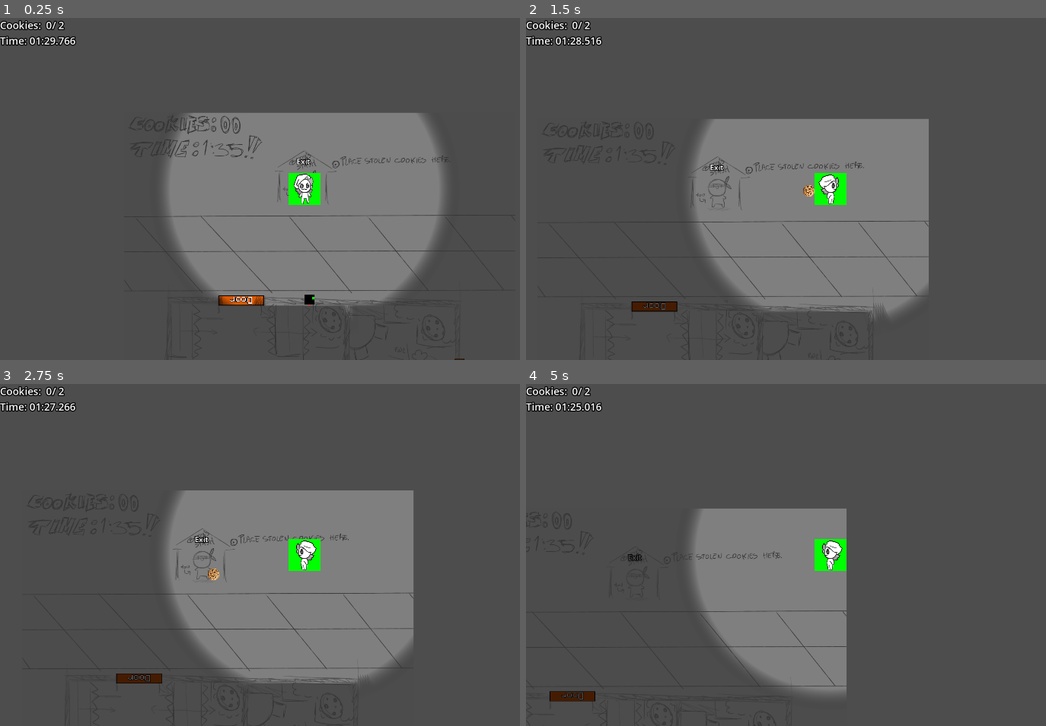
Above: before the commit, frames 1-4 (two rows, left to right).
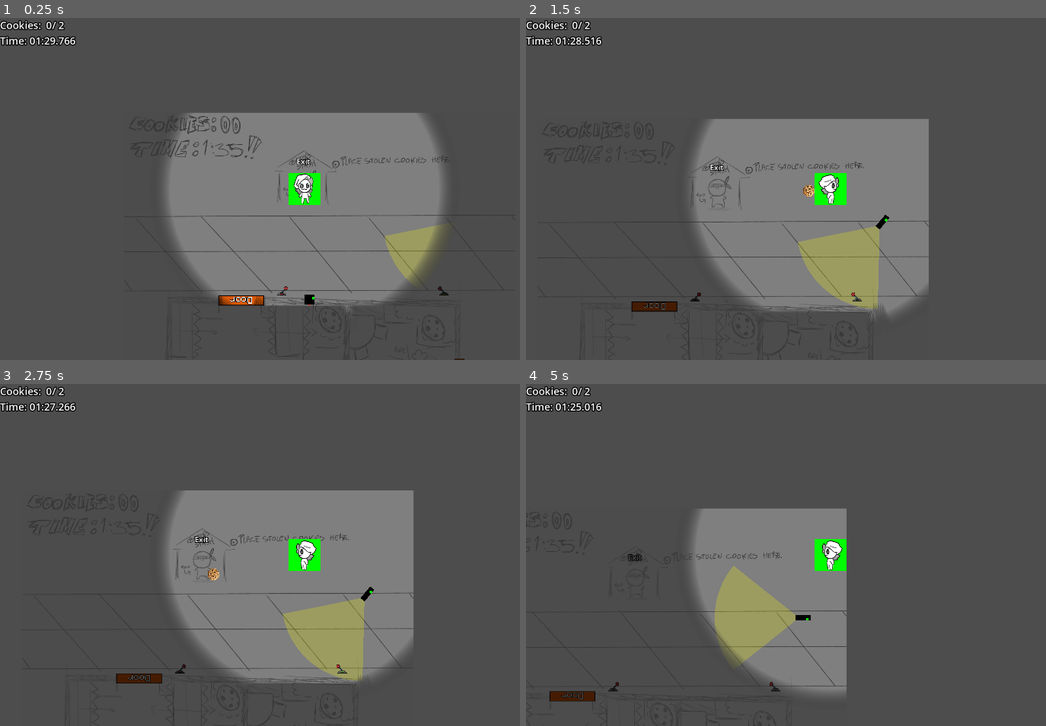
Above: after the commit, the same moments.

Repository: Fan-Dev1/BrackeysGameJam
Game: Godot game, scene res://levels/level_01.tscn
The game is run twice, just before and just after one commit, with the same random seed, the same clock (stepped at 60 frames per second) and the same inputs. The engine's default icon, where the game draws it, is replaced by a stand-in: a white triangle on a blue panel in a dark square.
Inputs (mouse positions are in pixels of both pictures, inside the frame that each line leads up to):
- Up to frame 1 (0.25 s): no input
- Up to frame 2 (1.5 s): move the mouse to (765, 308) at 0.52 s; hold Space (interact) 0.53-1.28 s; hold D (move_right) from 0.53 s (still down); tap W (move_up) at 0.77 s; move the mouse to (708, 206) at 1.27 s; click (708, 206) at 1.35 s
- Up to frame 3 (2.75 s): tap W (move_up) at 1.52 s; tap Space (interact) at 1.55 s; move the mouse to (364, 479) at 2.02 s; release D (move_right) at 2.03 s; hold A (move_left) from 2.03 s (still down); hold Space (interact) from 2.03 s (still down)
- Up to frame 4 (5 s): move the mouse to (801, 623) at 2.77 s; release A (move_left) at 2.78 s; release Space (interact) at 2.78 s; hold D (move_right) 2.78-4.28 s; tap Space (interact) at 2.85, 3.8, 4.35 s; tap W (move_up) at 3.02, 3.77, 4.52 s; move the mouse to (1014, 606) at 3.52 s; press the mouse at (1014, 606) at 3.53 s; move the mouse to (645, 503) at 4.27 s; release the mouse at (645, 503) at 4.28 s; hold A (move_left) from 4.28 s (still down)

The runs differ from the first frame. In frame 1, 0.9% of the frame differs, in the area x 53-87%, y 60-82%; in frame 2, 2.7%; in frame 3, 2.7%, in the area x 33-72%, y 59-87%; in frame 4, 2.6%.

Commit message:
lever_button which can control security devices

Diff:
--- a/core/detection_beam/detection_beam.gd
+++ b/core/detection_beam/detection_beam.gd
@@ -1,39 +1,27 @@
-@tool
 class_name DetectionBeam
-extends Area2D
+extends Node2D
 
 enum Mode { KEEP_ON, KEEP_OFF, BLINK_PATTERN }
 
+@export var controlling_lever: LeverButton
 @export var mode := Mode.BLINK_PATTERN : set = set_beam_mode
 @export var beam_enabled := true : set = set_beam_enabled
 @export var beam_length := 200.0 : set = set_beam_length
-var is_ready := false
 ## even number = on duration in sec, odd number = off duration in sec[br]
 ## example: [0.4, 0.2, 1.0, 0.2] <=> on=0.4s -> off=0.2s -> on=1.0s -> off=0.2 -> repeat
 @export var blink_pattern := PackedFloat32Array()
 var blink_pattern_index := 0
 
 @onready var blink_timer: Timer = $BlinkTimer
-@onready var beam_line_2d: Line2D = %BeamLine2D
-@onready var beam_collision_shape: CollisionShape2D = %BeamCollisionShape
+@onready var beam_line_2d: Line2D = $BeamLine2D
+@onready var laser_ray_cast_2d: RayCast2D = $LaserRayCast2D
 
-var original_beam_length := 200.0
 
 func _ready() -> void:
-	original_beam_length = beam_length
-	_setup_beam_length()
+	set_beam_length(beam_length)
 	_start_blink_timer()
-	is_ready = true # this line is needed since its a tool, it doesnt load the og beam length and causes null value
-# god knows why idk
-func _setup_beam_length() -> void:
-	beam_line_2d.clear_points()
-	beam_line_2d.add_point(Vector2.ZERO)
-	beam_line_2d.add_point(Vector2.RIGHT * beam_length)
-
-	var beam_shape := SegmentShape2D.new()
-	beam_shape.a = beam_line_2d.get_point_position(0)
-	beam_shape.b = beam_line_2d.get_point_position(1)
-	beam_collision_shape.shape = beam_shape
+	if is_controlled_by_lever():
+		controlling_lever.lever_flipped.connect(_on_lever_flipped)
 
 
 func _start_blink_timer():
@@ -62,14 +50,22 @@
 func set_beam_length(length: float) -> void:
 	beam_length = length
 	if is_node_ready():
-		_setup_beam_length()
+		var target_position := Vector2.RIGHT * beam_length
+		laser_ray_cast_2d.set_target_position.call_deferred(target_position)
+		draw_beam_to(target_position)
+
+
+func draw_beam_to(target_position: Vector2) -> void:
+	beam_line_2d.clear_points()
+	beam_line_2d.add_point(Vector2.ZERO)
+	beam_line_2d.add_point(target_position)
 
 
 func set_beam_enabled(enabled: bool) -> void:
 	beam_enabled = enabled
 	if is_node_ready():
 		beam_line_2d.visible = beam_enabled
-		beam_collision_shape.disabled = not beam_enabled
+		laser_ray_cast_2d.enabled = beam_enabled
 		if beam_enabled:
 			$LazerStateRect.color = Color.GREEN
 		else:
@@ -94,22 +90,33 @@
 
 
 func _physics_process(_delta: float) -> void:
-	if not is_node_ready() or beam_line_2d.get_point_count() < 2 or !is_ready:
+	if not beam_enabled or Engine.is_editor_hint():
 		return
-	var overlapping_bodies = get_overlapping_bodies()
-	var distance_to_body = original_beam_length
-	if !overlapping_bodies.is_empty():
-		for body in overlapping_bodies:
-			distance_to_body = global_position.distance_to(body.global_position)
 
-	if not is_equal_approx(beam_line_2d.points[1].x, distance_to_body):
-		set_beam_length(distance_to_body)
-
-
+	if laser_ray_cast_2d.is_colliding():
+		var collision_point := laser_ray_cast_2d.get_collision_point()
+		print(str(collision_point))
+		draw_beam_to(to_local(collision_point))
+		if laser_ray_cast_2d.get_collider() is Player:
+			Global.player_spotted.emit(collision_point)
+	else:
+		var full_length_position := Vector2.RIGHT * beam_length
+		draw_beam_to(full_length_position)
 
 
 func _scan_overlapping_bodies():
-	for body: Node2D in get_overlapping_bodies():
+	for body: Node2D in laser_ray_cast_2d.get_collider():
 		if body is Player:
 			# alert about spotted player
 			Global.player_spotted.emit(body.global_position)
+
+
+func is_controlled_by_lever() -> bool:
+	return controlling_lever != null
+
+
+func _on_lever_flipped(flipped_over: bool) -> void:
+	if flipped_over:
+		set_beam_mode.call_deferred(Mode.KEEP_ON)
+	else:
+		set_beam_mode.call_deferred(Mode.KEEP_OFF)
--- a/core/detection_beam/detection_beam.tscn
+++ b/core/detection_beam/detection_beam.tscn
@@ -1,16 +1,10 @@
-[gd_scene load_steps=4 format=3 uid="uid://cqscxj4caxy1i"]
+[gd_scene load_steps=3 format=3 uid="uid://cqscxj4caxy1i"]
 
 [ext_resource type="Script" uid="uid://b0n8mtigge4g2" path="res://core/detection_beam/detection_beam.gd" id="1_p7rxj"]
 [ext_resource type="Script" uid="uid://cqufeafed1a5a" path="res://core/blinking_led.gd" id="2_lgpul"]
 
-[sub_resource type="SegmentShape2D" id="SegmentShape2D_lgpul"]
-b = Vector2(200, 0)
-
-[node name="DetectionBeam" type="Area2D"]
-collision_layer = 0
-collision_mask = 2
+[node name="DetectionBeam" type="Node2D"]
 script = ExtResource("1_p7rxj")
-blink_pattern = PackedFloat32Array(2, 2, 4, 4)
 
 [node name="BlinkTimer" type="Timer" parent="."]
 wait_time = 4.0
@@ -32,14 +26,12 @@
 timer = NodePath("../BlinkTimer")
 
 [node name="BeamLine2D" type="Line2D" parent="." groups=["masked_by_player_vision"]]
-unique_name_in_owner = true
 points = PackedVector2Array(0, 0, 200, 0)
 width = 8.0
 default_color = Color(1, 0.223529, 0.2, 0.792157)
 
-[node name="BeamCollisionShape" type="CollisionShape2D" parent="."]
-unique_name_in_owner = true
-visible = false
-shape = SubResource("SegmentShape2D_lgpul")
+[node name="LaserRayCast2D" type="RayCast2D" parent="."]
+target_position = Vector2(200, 0)
+collision_mask = 2
 
 [connection signal="timeout" from="BlinkTimer" to="." method="_on_blink_timer_timeout"]
--- a/core/door/door.gd
+++ b/core/door/door.gd
@@ -5,6 +5,7 @@
 
 @export var door_speed: float
 @export var door_state := State.CLOSED
+@export var controlling_lever : LeverButton
 
 @onready var slide_door: AnimatableBody2D = $SlideDoor
 @onready var border_line_2d: Line2D = %BorderLine2D
@@ -22,6 +23,8 @@
 		slide_door.set_position.call_deferred(get_slide_position())
 	border_line_2d.visible = false
 	stop_peeking()
+	if is_controlled_by_lever():
+		controlling_lever.lever_flipped.connect(_on_lever_flipped)
 
 
 func _physics_process(delta: float) -> void:
@@ -59,7 +62,6 @@
 	var is_on_up_side := local_direction.dot(Vector2.UP) > 0.0
 	down_peek_light.enabled = is_on_up_side
 	up_peek_light.enabled = not is_on_up_side
-	print("peak up " + str(is_on_up_side))
 	door_state = State.PEAKING
 
 
@@ -78,6 +80,17 @@
 	door_state = State.CLOSED
 
 
+func is_controlled_by_lever() -> bool:
+	return controlling_lever != null
+
+
+func _on_lever_flipped(flipped_over: bool) -> void:
+	if flipped_over:
+		open_door.call_deferred()
+	else:
+		close_door.call_deferred()
+
+
 func _on_interation_area_2d_body_entered(body: Node2D) -> void:
 	if body is Player:
 		border_line_2d.visible = true
@@ -94,12 +107,9 @@
 	var player := Global.get_player()
 	var in_reach_for_interation := border_line_2d.visible
 	if in_reach_for_interation:
-		if door_state == State.OPEN: # open --> closed
-			print("close " + self.name)
-			close_door()
-		elif door_state == State.PEAKING: # peaking --> open
-			print("open " + self.name)
-			open_door()
-		elif slide_door.position.x < 20.0: # closed --> peaking
-			print("peaking " + self.name)
+		if door_state == State.OPEN and not is_controlled_by_lever():
+			close_door() # open --> closed
+		elif door_state == State.PEAKING and not is_controlled_by_lever():
+			open_door() # peaking --> open
+		elif slide_door.position.x < 20.0: # --> peaking
 			start_peeking(player.global_position)
--- a/core/global.gd
+++ b/core/global.gd
@@ -21,6 +21,7 @@
 	spotted_marker.color = Color.DARK_MAGENTA
 	spotted_marker.size = Vector2(8.0, 8.0)
 	spotted_marker.global_position = player_position
+	spotted_marker.z_index = 5
 	add_child(spotted_marker)
 	await get_tree().create_timer(0.5).timeout
 	spotted_marker.queue_free()
--- /dev/null
+++ b/core/lever_button/lever_button.gd
@@ -0,0 +1,53 @@
+@tool
+class_name LeverButton
+extends Node2D
+
+signal lever_flipped(flipped_over: bool)
+
+@export var flipped_over := true : set = set_flipped_over
+
+@onready var animated_sprite_2d: AnimatedSprite2D = $AnimatedSprite2D
+@onready var outline_animated_sprite_2d: AnimatedSprite2D = $AnimatedSprite2D/OutlineAnimatedSprite2D
+@onready var lever_flip_sfx: AudioStreamPlayer = $LeverFlipSfx
+
+
+func _ready() -> void:
+	outline_animated_sprite_2d.visible = false
+	lever_flipped.emit.call_deferred(flipped_over)
+	if flipped_over:
+		var last_frame = animated_sprite_2d.sprite_frames.get_frame_count(&"turn_on") - 1
+		animated_sprite_2d.frame = last_frame
+		outline_animated_sprite_2d.frame = last_frame
+
+
+func _unhandled_input(event: InputEvent) -> void:
+	var in_reach_for_interation := outline_animated_sprite_2d.visible
+	if event.is_action_pressed("interact") and in_reach_for_interation:
+		set_flipped_over(not flipped_over)
+
+
+func set_flipped_over(_flipped_over: bool) -> void:
+	var changed := flipped_over != _flipped_over
+	flipped_over = _flipped_over
+	if not changed or not is_node_ready():
+		return
+
+	lever_flipped.emit(flipped_over)
+	if flipped_over:
+		animated_sprite_2d.play(&"turn_on")
+		outline_animated_sprite_2d.play(&"turn_on")
+		lever_flip_sfx.play()
+	else:
+		animated_sprite_2d.play_backwards(&"turn_on")
+		outline_animated_sprite_2d.play_backwards(&"turn_on")
+		lever_flip_sfx.play()
+
+
+func _on_body_entered(body: Node2D) -> void:
+	if body is Player:
+		outline_animated_sprite_2d.visible = true
+
+
+func _on_body_exited(body: Node2D) -> void:
+	if body is Player:
+		outline_animated_sprite_2d.visible = false
--- /dev/null
+++ b/core/lever_button/lever_button.tscn
@@ -0,0 +1,140 @@
+[gd_scene load_steps=21 format=3 uid="uid://be3ewbyga6008"]
+
+[ext_resource type="Texture2D" uid="uid://cgxtkj6sx4uqm" path="res://core/lever_button/level_button_sprites.png" id="1_1d3ay"]
+[ext_resource type="Script" uid="uid://wpnic6hycec1" path="res://core/lever_button/lever_button.gd" id="1_76s5e"]
+[ext_resource type="Texture2D" uid="uid://bkjmtoyaya6m0" path="res://core/lever_button/level_button_sprites_outline.png" id="3_5leoa"]
+[ext_resource type="AudioStream" uid="uid://cfyc2mpg7s68c" path="res://core/lever_button/Levers A.wav" id="4_6pi72"]
+[ext_resource type="AudioStream" uid="uid://couhbnnm0mr6v" path="res://core/lever_button/Levers B.wav" id="5_ab8qn"]
+
+[sub_resource type="AudioStreamRandomizer" id="AudioStreamRandomizer_8e1rb"]
+random_pitch = 1.2
+random_volume_offset_db = 3.0
+streams_count = 2
+stream_0/stream = ExtResource("4_6pi72")
+stream_1/stream = ExtResource("5_ab8qn")
+
+[sub_resource type="CircleShape2D" id="CircleShape2D_76s5e"]
+radius = 48.0
+
+[sub_resource type="RectangleShape2D" id="RectangleShape2D_5leoa"]
+size = Vector2(96, 48)
+
+[sub_resource type="AtlasTexture" id="AtlasTexture_8e1rb"]
+atlas = ExtResource("1_1d3ay")
+region = Rect2(184, 0, 46, 42)
+
+[sub_resource type="AtlasTexture" id="AtlasTexture_bti7j"]
+atlas = ExtResource("1_1d3ay")
+region = Rect2(138, 0, 46, 42)
+
+[sub_resource type="AtlasTexture" id="AtlasTexture_5nd1f"]
+atlas = ExtResource("1_1d3ay")
+region = Rect2(92, 0, 46, 42)
+
+[sub_resource type="AtlasTexture" id="AtlasTexture_lpbeu"]
+atlas = ExtResource("1_1d3ay")
+region = Rect2(46, 0, 46, 42)
+
+[sub_resource type="AtlasTexture" id="AtlasTexture_iuada"]
+atlas = ExtResource("1_1d3ay")
+region = Rect2(0, 0, 46, 42)
+
+[sub_resource type="SpriteFrames" id="SpriteFrames_8e1rb"]
+animations = [{
+"frames": [{
+"duration": 1.0,
+"texture": SubResource("AtlasTexture_8e1rb")
+}, {
+"duration": 1.0,
+"texture": SubResource("AtlasTexture_bti7j")
+}, {
+"duration": 1.0,
+"texture": SubResource("AtlasTexture_5nd1f")
+}, {
+"duration": 1.0,
+"texture": SubResource("AtlasTexture_lpbeu")
+}, {
+"duration": 1.0,
+"texture": SubResource("AtlasTexture_iuada")
+}],
+"loop": false,
+"name": &"turn_on",
+"speed": 12.0
+}]
+
+[sub_resource type="AtlasTexture" id="AtlasTexture_xry77"]
+atlas = ExtResource("3_5leoa")
+region = Rect2(184, 0, 46, 42)
+
+[sub_resource type="AtlasTexture" id="AtlasTexture_n5uos"]
+atlas = ExtResource("3_5leoa")
+region = Rect2(138, 0, 46, 42)
+
+[sub_resource type="AtlasTexture" id="AtlasTexture_xf1y4"]
+atlas = ExtResource("3_5leoa")
+region = Rect2(92, 0, 46, 42)
+
+[sub_resource type="AtlasTexture" id="AtlasTexture_r0uxy"]
+atlas = ExtResource("3_5leoa")
+region = Rect2(46, 0, 46, 42)
+
+[sub_resource type="AtlasTexture" id="AtlasTexture_duker"]
+atlas = ExtResource("3_5leoa")
+region = Rect2(0, 0, 46, 42)
+
+[sub_resource type="SpriteFrames" id="SpriteFrames_rdygi"]
+animations = [{
+"frames": [{
+"duration": 1.0,
+"texture": SubResource("AtlasTexture_xry77")
+}, {
+"duration": 1.0,
+"texture": SubResource("AtlasTexture_n5uos")
+}, {
+"duration": 1.0,
+"texture": SubResource("AtlasTexture_xf1y4")
+}, {
+"duration": 1.0,
+"texture": SubResource("AtlasTexture_r0uxy")
+}, {
+"duration": 1.0,
+"texture": SubResource("AtlasTexture_duker")
+}],
+"loop": false,
+"name": &"turn_on",
+"speed": 12.0
+}]
+
+[node name="LeverButton" type="Area2D"]
+collision_mask = 2
+script = ExtResource("1_76s5e")
+
+[node name="LeverFlipSfx" type="AudioStreamPlayer" parent="."]
+stream = SubResource("AudioStreamRandomizer_8e1rb")
+volume_db = -10.0
+max_polyphony = 2
+
+[node name="CircleCollisionShape2D" type="CollisionShape2D" parent="."]
+position = Vector2(0, -48)
+shape = SubResource("CircleShape2D_76s5e")
+
+[node name="BoxCollisionShape2D" type="CollisionShape2D" parent="."]
+position = Vector2(0, -24)
+shape = SubResource("RectangleShape2D_5leoa")
+
+[node name="AnimatedSprite2D" type="AnimatedSprite2D" parent="."]
+texture_filter = 1
+position = Vector2(0, -17)
+sprite_frames = SubResource("SpriteFrames_8e1rb")
+animation = &"turn_on"
+metadata/_edit_group_ = true
+
+[node name="OutlineAnimatedSprite2D" type="AnimatedSprite2D" parent="AnimatedSprite2D"]
+visible = false
+show_behind_parent = true
+texture_filter = 1
+sprite_frames = SubResource("SpriteFrames_rdygi")
+animation = &"turn_on"
+
+[connection signal="body_entered" from="." to="." method="_on_body_entered"]
+[connection signal="body_exited" from="." to="." method="_on_body_exited"]
--- a/core/security_camera/camera_position.gd
+++ b/core/security_camera/camera_position.gd
@@ -1,6 +1,6 @@
 class_name CameraPosition
 extends Resource
 
-@export_range(0.0, 360.0, 0.1, "radians_as_degrees") var rotation := 0.0
+@export_range(-360.0, 360.0, 0.1, "radians_as_degrees") var rotation := 0.0
 @export var duration_min_sec := 3.0
 @export var duration_max_sec := 3.0
--- a/core/security_camera/security_camera.gd
+++ b/core/security_camera/security_camera.gd
@@ -4,13 +4,14 @@
 
 enum CameraState { NORMAL, TRACKING, OFF }
 
+@export var controlling_lever : LeverButton
 @export var radius := 256.0
 
 @export_range(0.0, 360.0, 0.1, "radians_as_degrees")
 var fov := PI / 4.0
-@export_range(-180.0, 180.0, 0.1, "radians_as_degrees")
+@export_range(-360.0, 360.0, 0.1, "radians_as_degrees")
 var left_limit := PI / -2.0
-@export_range(-180.0, 180.0, 0.1, "radians_as_degrees")
+@export_range(-360.0, 360.0, 0.1, "radians_as_degrees")
 var right_limit := PI / 2.0
 
 @export var rotaton_speed: float
@@ -27,11 +28,24 @@
 var state := CameraState.NORMAL : set = set_state
 var detected := "player"
 
-# Called when the node enters the scene tree for the first time.
+
 func _ready() -> void:
+	if not is_zero_approx(rotation):
+		rotation = 0.0
+		push_warning("other rotation currently are buggy, setting rotaton not supported")
 	_update_fov_polygon()
+	_ready_camera_rotation()
+	if is_controlled_by_lever():
+		controlling_lever.lever_flipped.connect(_on_lever_flipped)
+
+
+func _ready_camera_rotation() -> void:
+	if camera_positions.is_empty():
+		return
+	camera_position_index = clampi(camera_position_index, 0, maxi(camera_positions.size() - 1, 0))
 	var camera_pos: CameraPosition = camera_positions.get(camera_position_index)
-	rotate_camera_toward(camera_pos.rotation)
+	if camera_pos != null:
+		rotate_camera_toward(camera_pos.rotation)
 
 
 func _physics_process(delta: float) -> void:
@@ -39,6 +53,7 @@
 		_update_fov_polygon()
 		_clamp_camera_rotations()
 		queue_redraw()
+		camera_position_index = clampi(camera_position_index, 0, maxi(camera_positions.size() - 1, 0))
 		var camera_pos: CameraPosition = camera_positions.get(camera_position_index)
 		rotate_camera_toward(camera_pos.rotation)
 	else:
@@ -77,13 +92,13 @@
 			detected = "cookie_projectile"
 			state = CameraState.TRACKING
 
+
 func _tracking_process(delta: float) -> void:
 	if detected == "player" or detected == "cookie_projectile":
-
 		var target := get_tree().get_first_node_in_group(detected)
+		queue_redraw()
 
 		if is_instance_valid(target):
-
 			var angle_to_target := self.global_position.angle_to_point(target.global_position)
 			rotate_camera_toward(angle_to_target, delta)
 
@@ -94,12 +109,13 @@
 
 		elif tracking_timer.is_stopped():
 			tracking_timer.start()
-		queue_redraw()
 
 
 func _on_tracking_timer_timeout() -> void:
-	#switch back to normal operation
-	state = CameraState.NORMAL
+	if is_controlled_by_lever() and not controlling_lever.flipped_over:
+		state = CameraState.OFF
+	else: #switch back to normal operation
+		state = CameraState.NORMAL
 
 
 func set_state(new_state: CameraState) -> void:
@@ -130,7 +146,8 @@
 func _clamp_camera_rotations() -> void:
 	# clamp all camera_position.rotations inside this camera left and right_limit
 	for camera_position: CameraPosition in camera_positions:
-		camera_position.rotation = clamp_camera_rotation(camera_position.rotation)
+		if camera_position != null:
+			camera_position.rotation = clamp_camera_rotation(camera_position.rotation)
 
 
 func clamp_camera_rotation(value: float) -> float:
@@ -143,6 +160,17 @@
 	var new_rotation := rotate_toward(from, to, rotaton_speed * delta)
 	new_rotation = clamp_camera_rotation(new_rotation)
 	camera_area_2d.rotation = new_rotation
+
+
+func is_controlled_by_lever() -> bool:
+	return controlling_lever != null
+
+
+func _on_lever_flipped(flipped_over: bool) -> void:
+	if flipped_over:
+		set_state(CameraState.NORMAL)
+	else:
+		set_state(CameraState.OFF)
 
 
 func _draw() -> void:
--- a/core/security_camera/security_camera.tscn
+++ b/core/security_camera/security_camera.tscn
@@ -12,7 +12,7 @@
 
 [sub_resource type="Resource" id="Resource_t0tbx"]
 script = ExtResource("2_t0tbx")
-rotation = 0.907571
+rotation = 0.0
 duration_min_sec = 1.0
 duration_max_sec = 2.0
 metadata/_custom_type_script = "uid://cw0363ko8eoy5"
--- a/levels/level_01.tscn
+++ b/levels/level_01.tscn
@@ -7,9 +7,10 @@
 [ext_resource type="Script" uid="uid://cw0363ko8eoy5" path="res://core/security_camera/camera_position.gd" id="5_mllcm"]
 [ext_resource type="PackedScene" uid="uid://cqscxj4caxy1i" path="res://core/detection_beam/detection_beam.tscn" id="6_q7ibo"]
 [ext_resource type="PackedScene" uid="uid://d3ex6enbtttl5" path="res://core/door/door.tscn" id="7_cg8v6"]
+[ext_resource type="PackedScene" uid="uid://be3ewbyga6008" path="res://core/lever_button/lever_button.tscn" id="8_j0sdw"]
 
 [sub_resource type="RectangleShape2D" id="RectangleShape2D_mckh2"]
-size = Vector2(25, 522)
+size = Vector2(32, 522)
 
 [sub_resource type="RectangleShape2D" id="RectangleShape2D_81a5f"]
 size = Vector2(32, 184)
@@ -21,13 +22,13 @@
 size = Vector2(25, 306)
 
 [sub_resource type="RectangleShape2D" id="RectangleShape2D_mllcm"]
-size = Vector2(626.25, 26)
+size = Vector2(626.25, 29)
 
 [sub_resource type="RectangleShape2D" id="RectangleShape2D_q7ibo"]
 size = Vector2(393.125, 26)
 
 [sub_resource type="RectangleShape2D" id="RectangleShape2D_cg8v6"]
-size = Vector2(916.563, 26)
+size = Vector2(916.563, 32)
 
 [sub_resource type="RectangleShape2D" id="RectangleShape2D_jy02f"]
 size = Vector2(164.5, 32)
@@ -38,7 +39,7 @@
 
 [sub_resource type="OccluderPolygon2D" id="OccluderPolygon2D_cg8v6"]
 cull_mode = 2
-polygon = PackedVector2Array(304, 592, 304, 624, 168, 624, 168, 1080, 1048, 1088, 1048, 936, 1080, 936, 1080, 1120, 136, 1120, 136, 592)
+polygon = PackedVector2Array(304, 592, 304, 624, 168, 624, 168, 1088, 1048, 1088, 1048, 936, 1080, 936, 1080, 1120, 136, 1120, 136, 592)
 
 [sub_resource type="Animation" id="Animation_cg8v6"]
 length = 0.001
@@ -93,6 +94,27 @@
 duration_max_sec = 3.0
 metadata/_custom_type_script = "uid://cw0363ko8eoy5"
 
+[sub_resource type="Resource" id="Resource_j0sdw"]
+script = ExtResource("5_mllcm")
+rotation = 3.14159
+duration_min_sec = 1.0
+duration_max_sec = 3.0
+metadata/_custom_type_script = "uid://cw0363ko8eoy5"
+
+[sub_resource type="Resource" id="Resource_jy02f"]
+script = ExtResource("5_mllcm")
+rotation = 2.26893
+duration_min_sec = 1.0
+duration_max_sec = 4.0
+metadata/_custom_type_script = "uid://cw0363ko8eoy5"
+
+[sub_resource type="Resource" id="Resource_5dxk1"]
+script = ExtResource("5_mllcm")
+rotation = 3.14159
+duration_min_sec = 2.0
+duration_max_sec = 3.0
+metadata/_custom_type_script = "uid://cw0363ko8eoy5"
+
 [sub_resource type="Gradient" id="Gradient_satuh"]
 offsets = PackedFloat32Array(0.864943, 1)
 colors = PackedColorArray(1, 1, 1, 1, 0, 0, 0, 0)
@@ -135,7 +157,7 @@
 shape = SubResource("RectangleShape2D_gg43x")
 
 [node name="CollisionShape2D4" type="CollisionShape2D" parent="HouseWalls" index="4"]
-position = Vector2(750.875, 608)
+position = Vector2(750.875, 606.5)
 shape = SubResource("RectangleShape2D_mllcm")
 
 [node name="CollisionShape2D5" type="CollisionShape2D" parent="HouseWalls" index="5"]
@@ -168,9 +190,10 @@
 position = Vector2(728, 768)
 beam_length = 316.0
 
-[node name="DetectionBeam2" parent="." index="7" instance=ExtResource("6_q7ibo")]
+[node name="DetectionBeam2" parent="." index="7" node_paths=PackedStringArray("controlling_lever") instance=ExtResource("6_q7ibo")]
 position = Vector2(592, 621)
 rotation = 1.5708
+controlling_lever = NodePath("../BeamLeverButton3")
 beam_length = 262.0
 blink_pattern = PackedFloat32Array(5, 2, 3, 3)
 
@@ -189,15 +212,36 @@
 right_limit = 3.14159
 camera_positions = Array[ExtResource("5_mllcm")]([SubResource("Resource_mllcm"), SubResource("Resource_q7ibo")])
 
-[node name="Door" parent="." index="9" instance=ExtResource("7_cg8v6")]
+[node name="OutdoorSecurityCamera" parent="." index="9" node_paths=PackedStringArray("controlling_lever") instance=ExtResource("4_gg43x")]
+position = Vector2(1080, 360)
+controlling_lever = NodePath("../CameraLeverButton")
+fov = 1.39626
+left_limit = 0.0
+right_limit = 6.28319
+rotaton_speed = 4.0
+camera_position_index = 3
+camera_positions = Array[ExtResource("5_mllcm")]([SubResource("Resource_j0sdw"), SubResource("Resource_jy02f"), SubResource("Resource_5dxk1"), SubResource("Resource_jy02f")])
+
+[node name="FrontDoor" parent="." index="10" node_paths=PackedStringArray("controlling_lever") instance=ExtResource("7_cg8v6")]
 position = Vector2(376, 608)
 rotation = 3.14159
-
-[node name="Door2" parent="." index="10" instance=ExtResource("7_cg8v6")]
+controlling_lever = NodePath("../DoorLeverButton2")
+
+[node name="SideDoor" parent="." index="11" instance=ExtResource("7_cg8v6")]
 position = Vector2(1064, 864)
 rotation = -1.5708
 
-[node name="ExitArea" parent="." index="11"]
+[node name="CameraLeverButton" parent="." index="12" instance=ExtResource("8_j0sdw")]
+position = Vector2(1016, 592)
+
+[node name="DoorLeverButton2" parent="." index="13" instance=ExtResource("8_j0sdw")]
+position = Vector2(504, 592)
+flipped_over = false
+
+[node name="BeamLeverButton3" parent="." index="14" instance=ExtResource("8_j0sdw")]
+position = Vector2(648, 880)
+
+[node name="ExitArea" parent="." index="15"]
 position = Vector2(520, 232)
 
 [node name="CollisionShape2D" parent="ExitArea" index="0"]
@@ -209,7 +253,7 @@
 offset_right = 122.0
 offset_bottom = -35.0
 
-[node name="Player" parent="." index="12"]
+[node name="Player" parent="." index="16"]
 position = Vector2(576, 256)
 metadata/_edit_lock_ = true
 
Not shown, added: core/lever_button/Levers A.wav.import
Not shown, added: core/lever_button/Levers B.wav.import
Binary file added: core/lever_button/level_button.aseprite
Binary file added: core/lever_button/level_button_sprites.png
Not shown, added: core/lever_button/level_button_sprites.png.import
Binary file added: core/lever_button/level_button_sprites_outline.png
Not shown, added: core/lever_button/level_button_sprites_outline.png.import
Not shown, added: core/lever_button/lever_button.gd.uid
Not shown: 1 places in levels/level_01.tscn that only renumber resources
Not shown, changed: GDD.md
Not shown, added: core/lever_button/Levers A.wav
Not shown, added: core/lever_button/Levers B.wav
